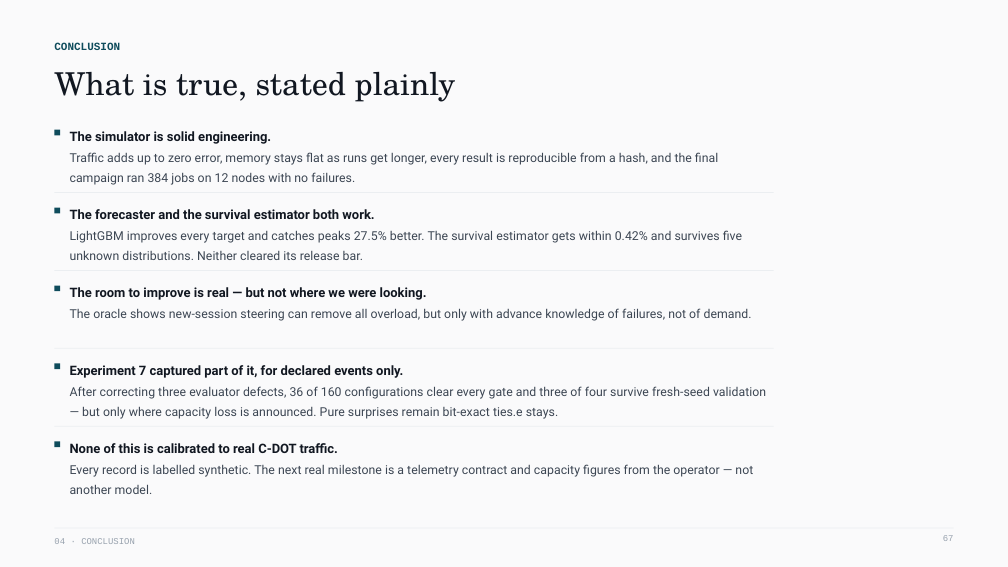
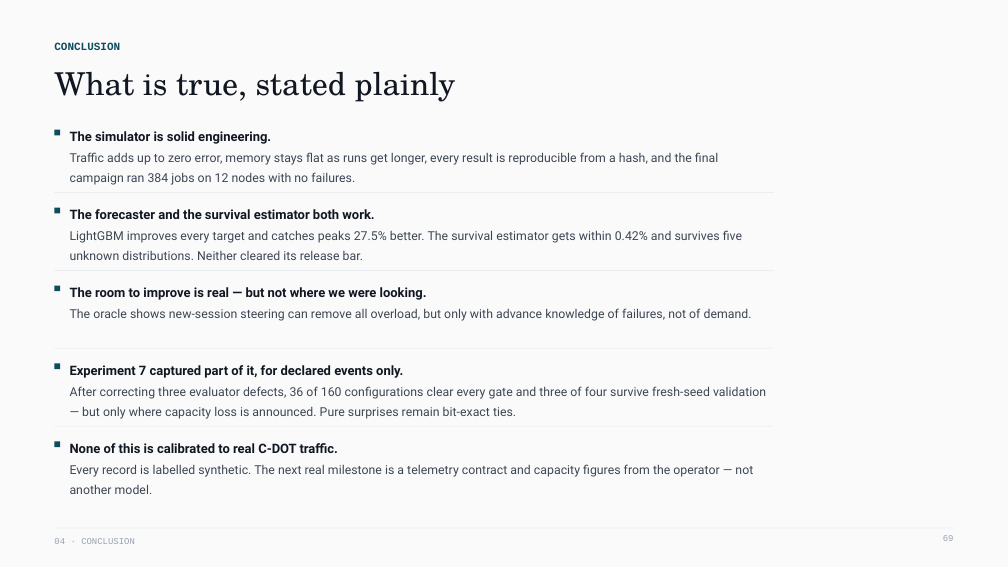
Before and after one commit to SriPrarabdha/5g-simulation, a slide deck: slide 69 of presentation/CDOT_UPF_Steering_Evidence_Review.pptx (slide 67 before the commit). Drawn at 1008x567 pixels with LibreOffice and Linux fonts; fonts in the diff are those of the drawing. Boxes give left, top, right and bottom in pixels: in the first picture for what was removed or moved away, otherwise in the second. Text is boxed around its words. In the diff, an @@ line names an element or a change of style, - is before the commit and + after.

```diff
--- a/presentation/CDOT_UPF_Steering_Evidence_Review.pptx
+++ b/presentation/CDOT_UPF_Steering_Evidence_Review.pptx
@@ text at box(70, 386, 766, 419): text changed @@
-After correcting three evaluator defects, 36 of 160 configurations clear every gate and three of four survive fresh-seed validation — but only where capacity loss is announced. Pure surprises remain bit-exact ties.e stays.
+After correcting three evaluator defects, 36 of 160 configurations clear every gate and three of four survive fresh-seed validation — but only where capacity loss is announced. Pure surprises remain bit-exact ties.
```
Also in this commit, not shown: 54 other slides changed, 12 slides added, 43 other files.
